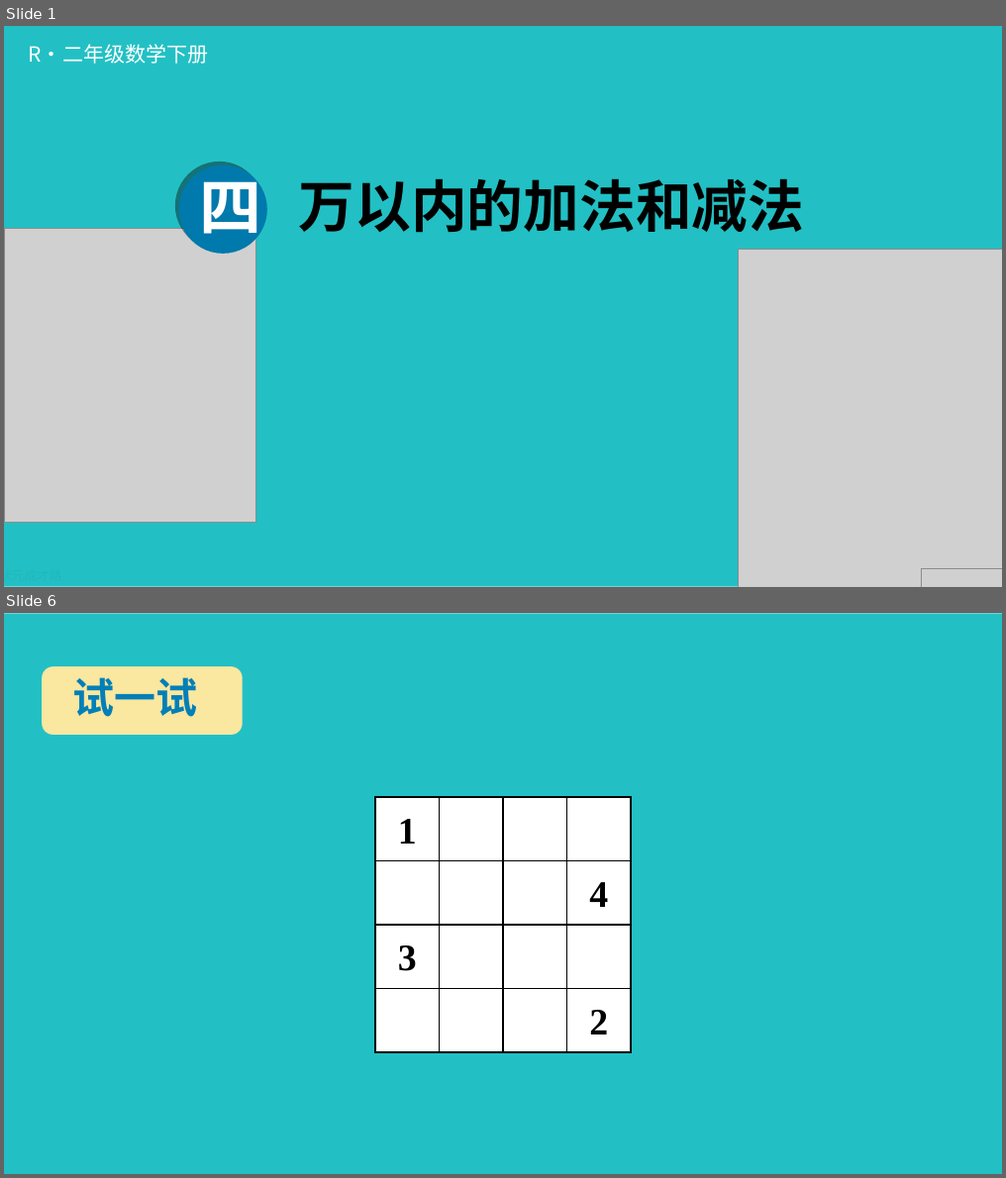
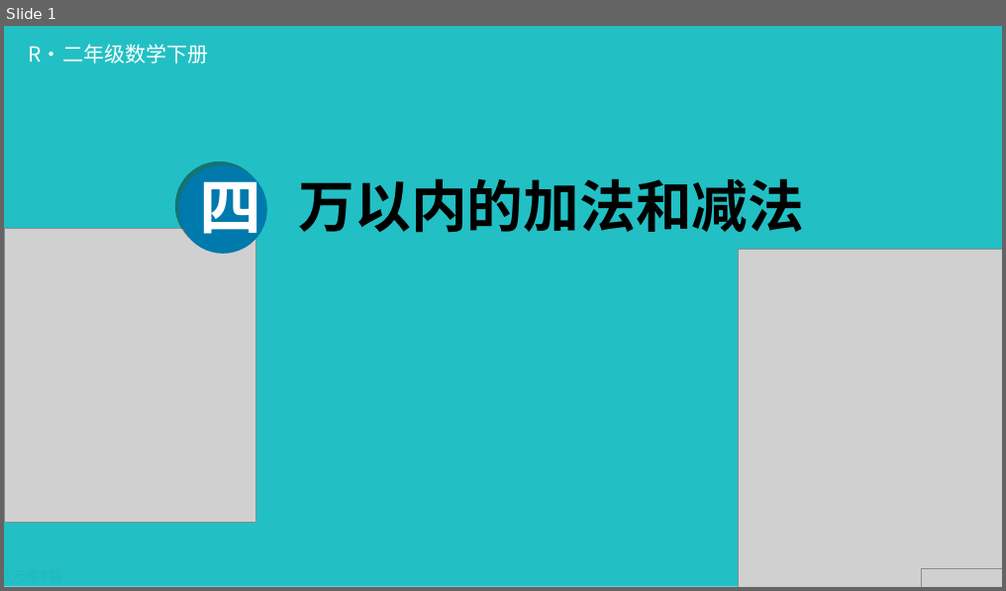
Before and after one commit to Camellia895/Camellia895.github.io, a slide deck: docs/教学/实习/汇报课-二年级下-数独游戏/数独游戏.pptx. Shown one above the other, each under a label of ours: slides 1 and 6 before the commit, slide 1 after it; the slides between them are not shown. The pictures are 1006x1178 and 1006x591 pixels, drawn with LibreOffice and Linux fonts; fonts in the diff are those of the drawing; grey boxes stand for pictures; background and template pictures are left out. Boxes give left, top, right and bottom in pixels: in the first picture for what was removed or moved away, otherwise in the second. Text is boxed around its words. In the diff, an @@ line names an element or a change of style, - is before the commit and + after.

```diff
--- a/docs/教学/实习/汇报课-二年级下-数独游戏/数独游戏.pptx
+++ b/docs/教学/实习/汇报课-二年级下-数独游戏/数独游戏.pptx
@@ slide 6 removed at bbox=[4, 613, 1002, 1174], background picture (left out) @@
@@ rectangle removed at bbox=[4, 613, 1002, 1174] @@
@@ rounded rectangle removed at bbox=[43, 666, 243, 735] @@
@@ text removed at bbox=[72, 677, 197, 717] @@
-试一试
@@ table removed at bbox=[375, 798, 630, 1054], 4 rows, 4 columns @@
-1 |  |  | 
- |  |  | 4
-3 |  |  | 
- |  |  | 2
```
Also in this commit, not shown: 5 slides changed, 1 slide added, 1 other slide removed, 17 other files.
